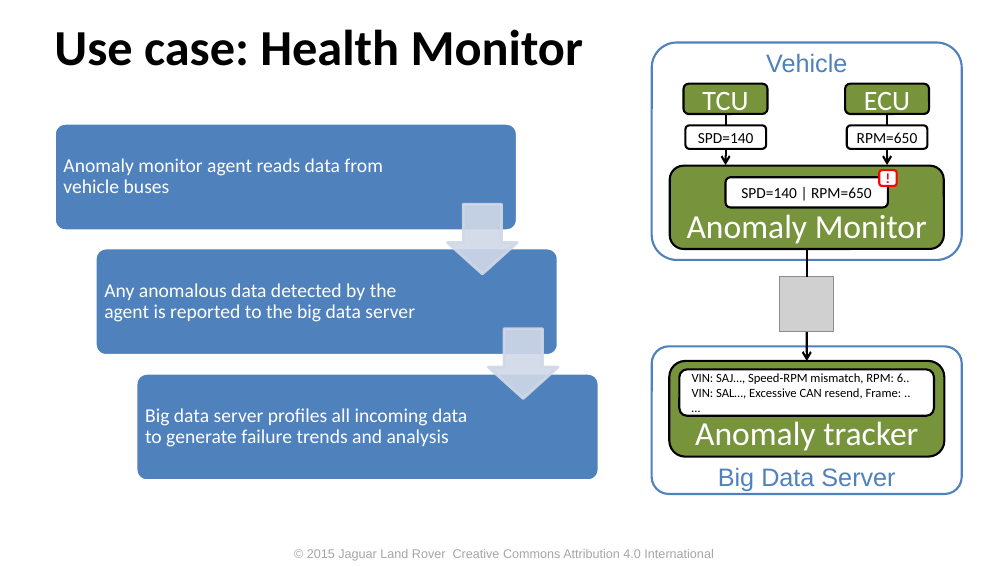
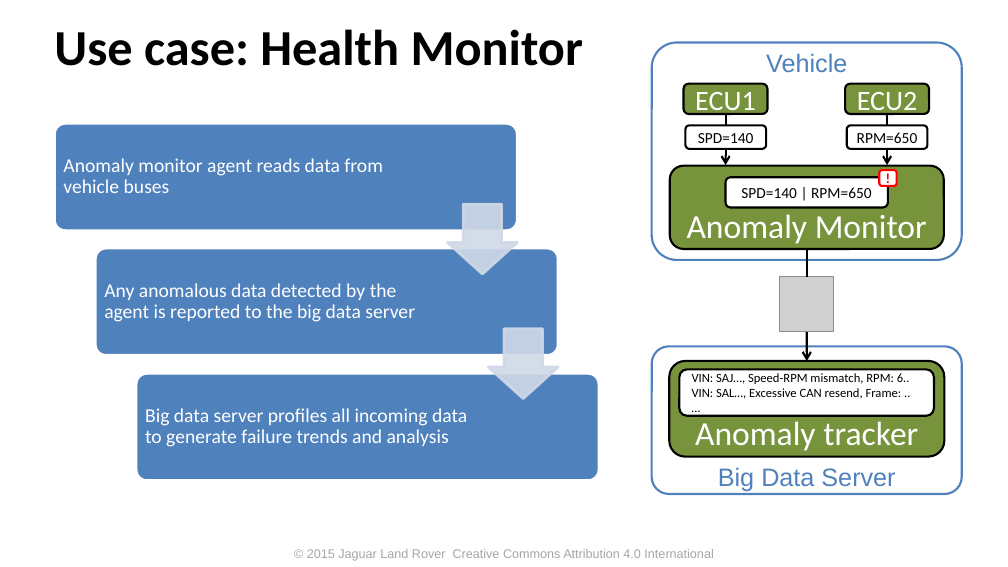
Before and after one commit to PDXostc/rvi_dynamic_agents, a slide deck: slide 6 of DOCS/Dynamic Agents.pptx (slide 4 before the commit). Drawn at 1008x567 pixels with LibreOffice and Linux fonts; fonts in the diff are those of the drawing; grey boxes stand for pictures; background and template pictures are left out. Boxes give left, top, right and bottom in pixels: in the first picture for what was removed or moved away, otherwise in the second. Text is boxed around its words. In the diff, an @@ line names an element or a change of style, - is before the commit and + after.

```diff
--- a/DOCS/Dynamic Agents.pptx
+++ b/DOCS/Dynamic Agents.pptx
@@ text in rounded rectangle at (x1=695, y1=92, x2=755, y2=116): text changed @@
-TCU
+ECU1
@@ text in rounded rectangle at (x1=857, y1=92, x2=917, y2=116): text changed @@
-ECU
+ECU2
```
Also in this commit, not shown: 2 other slides changed, 2 slides added, 1 other file.
